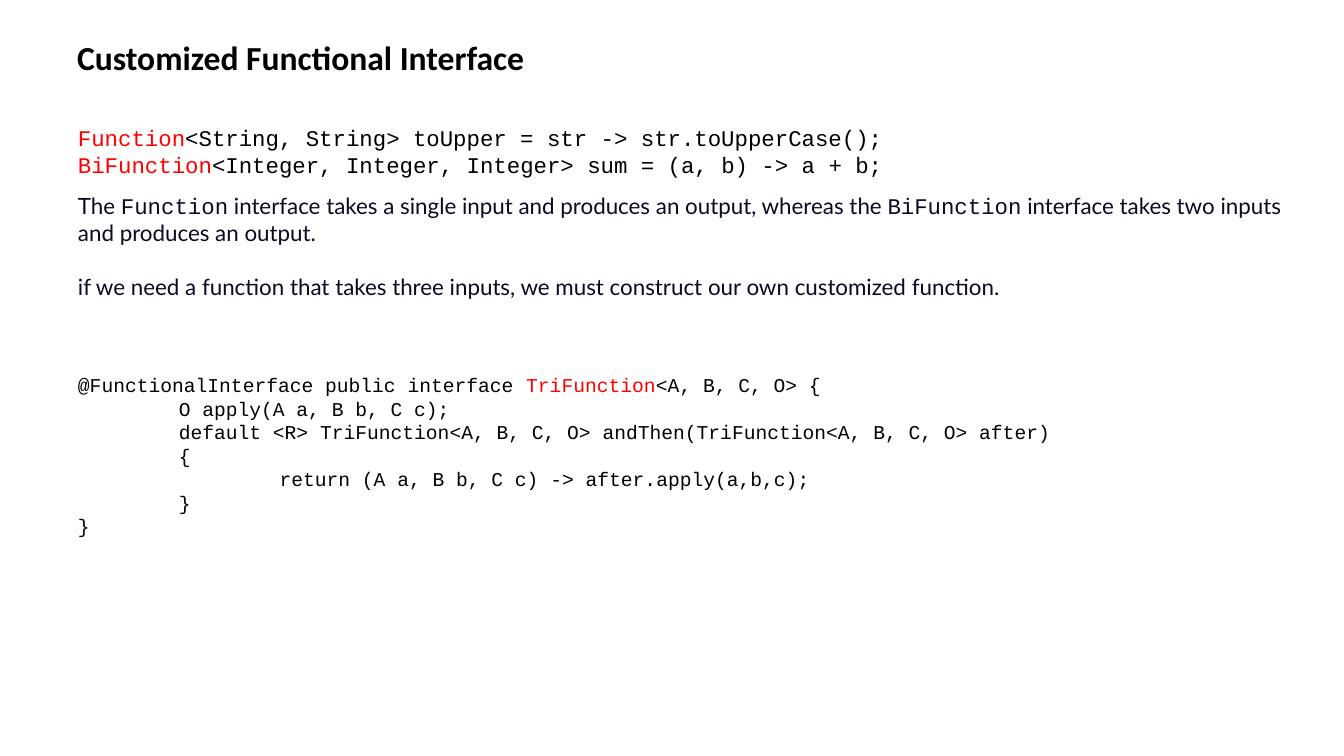
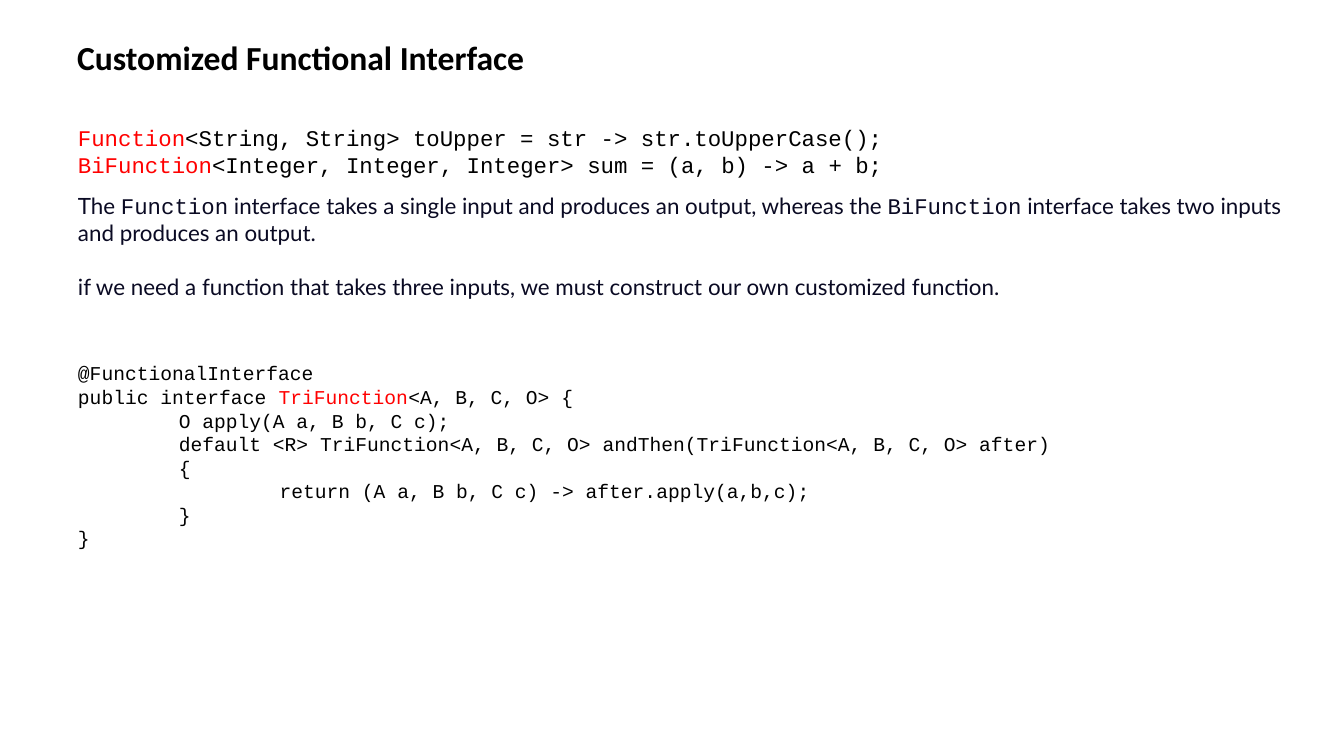
Before and after one commit to as6485/technology, a slide deck: slide 10 of Functional Programming in Java.pptx. Drawn at 1344x756 pixels with LibreOffice and Linux fonts; fonts in the diff are those of the drawing. Boxes give left, top, right and bottom in pixels: in the first picture for what was removed or moved away, otherwise in the second. Text is boxed around its words. In the diff, an @@ line names an element or a change of style, - is before the commit and + after.

```diff
--- a/Functional Programming in Java.pptx
+++ b/Functional Programming in Java.pptx
@@ text at (78, 367, 550, 408): text changed @@
-@FunctionalInterface public interface TriFunction<A, B, C, O> {
+@FunctionalInterface
+public interface TriFunction<A, B, C, O> {
@@ text "@FunctionalInterface": place and size @@
-text "@FunctionalInterface" at (78, 378, 1050, 490)
+text "@FunctionalInterface" at (78, 367, 1050, 502)
```
Also in this commit, not shown: 1 other slide changed.
